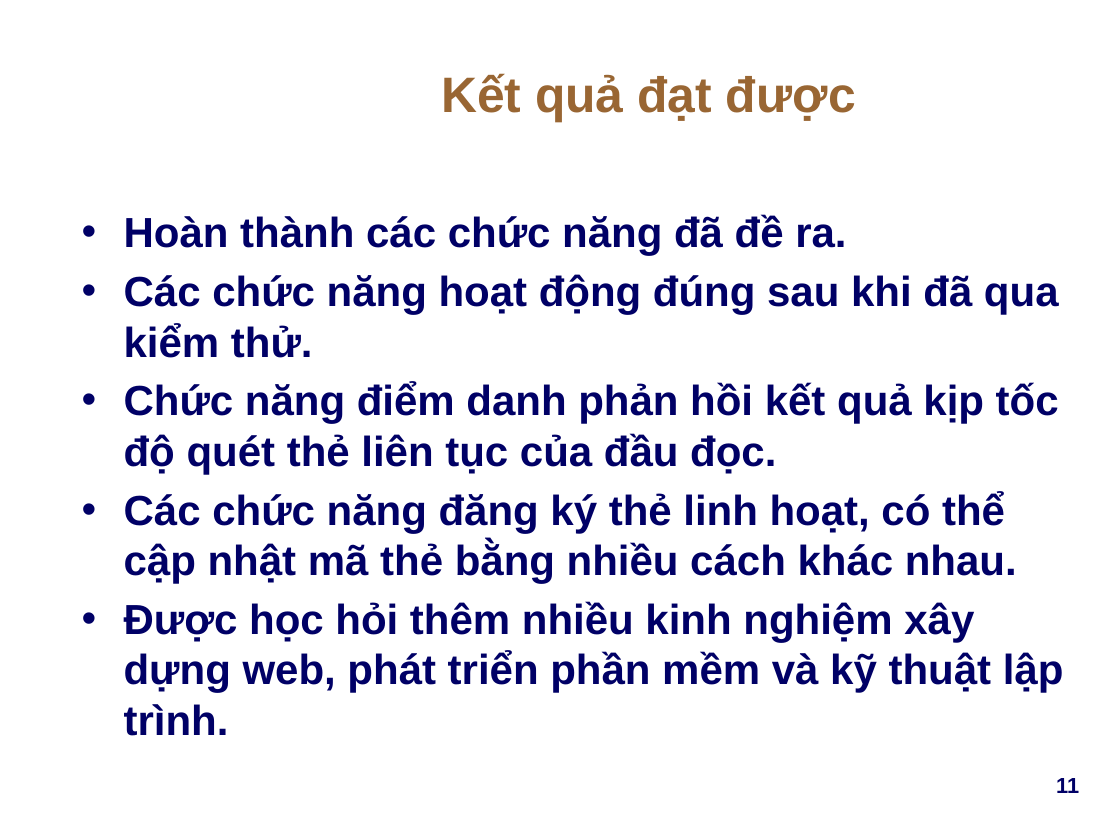
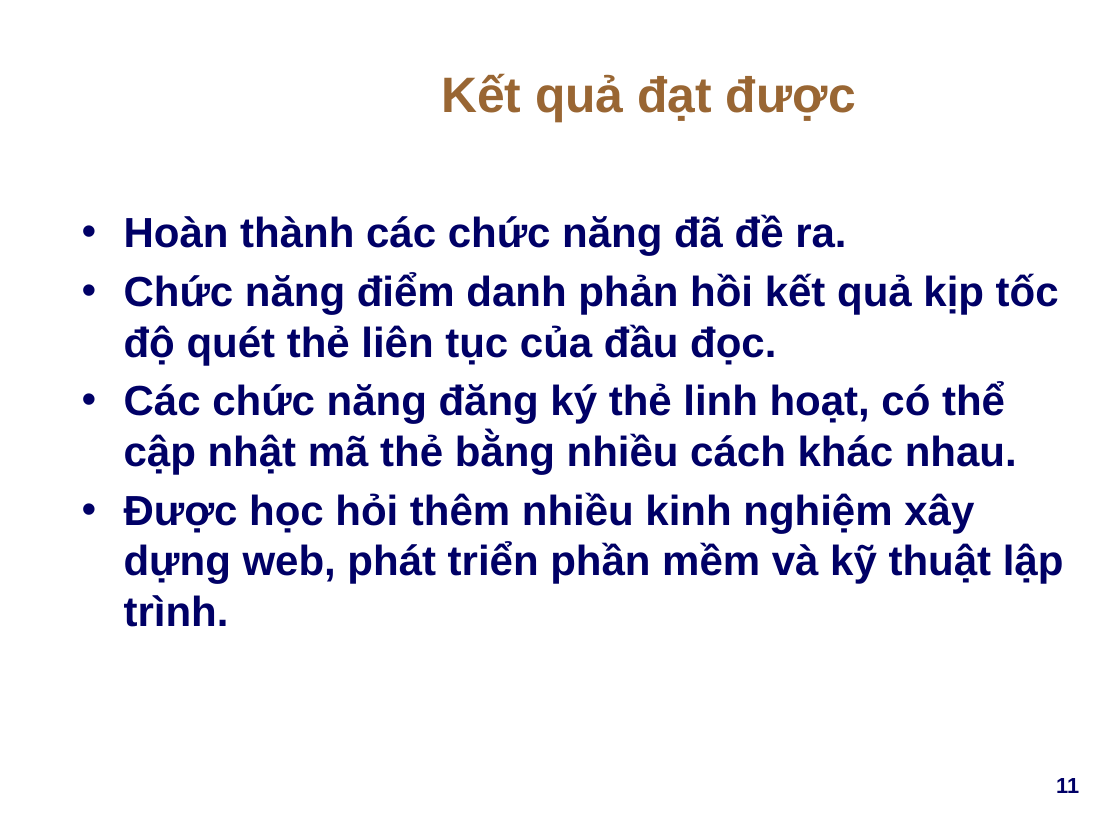
Before and after one commit to Webdien123/diem_danh_rfid, a slide deck: slide 11 of Docs/Report/DD_RFID_FinalReport_v1.0.1.pptx. Drawn at 1120x840 pixels with LibreOffice and Linux fonts; fonts in the diff are those of the drawing; background and template pictures are left out. Boxes give left, top, right and bottom in pixels: in the first picture for what was removed or moved away, otherwise in the second. Text is boxed around its words. In the diff, an @@ line names an element or a change of style, - is before the commit and + after.

```diff
--- a/Docs/Report/DD_RFID_FinalReport_v1.0.1.pptx
+++ b/Docs/Report/DD_RFID_FinalReport_v1.0.1.pptx
@@ text at bbox=[124, 274, 1059, 358]: paragraph removed @@
-• Các chức năng hoạt động đúng sau khi đã qua kiểm thử.
```
Also in this commit, not shown: 5 other files.
